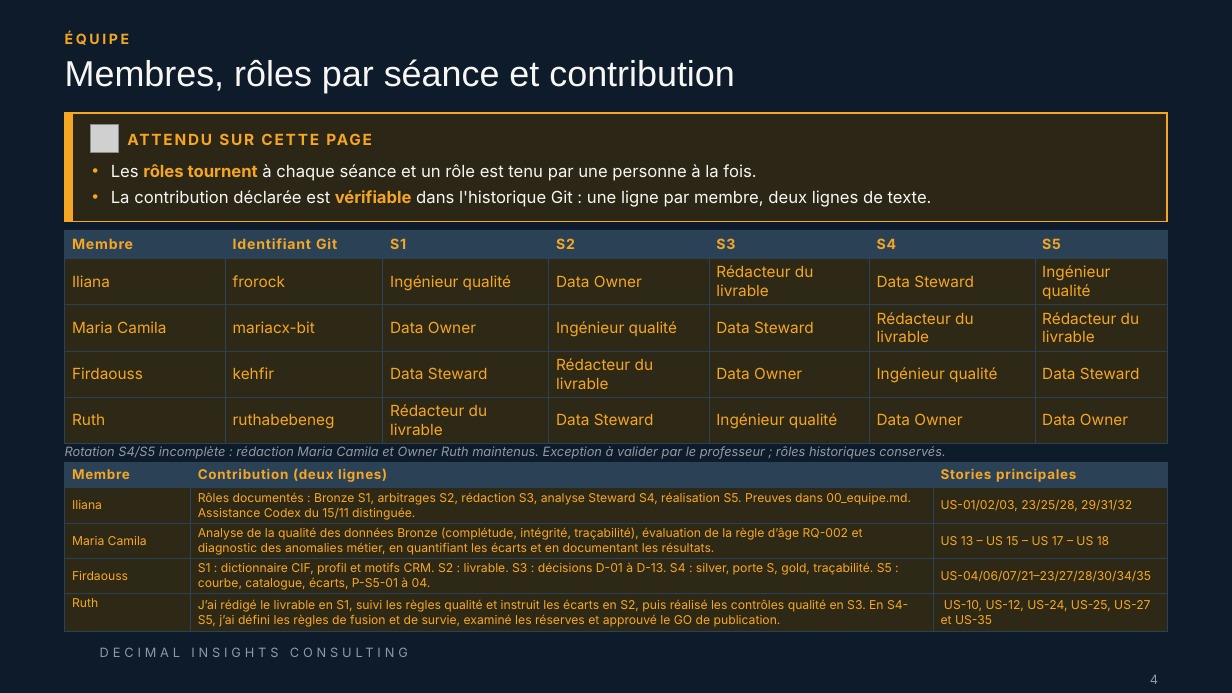
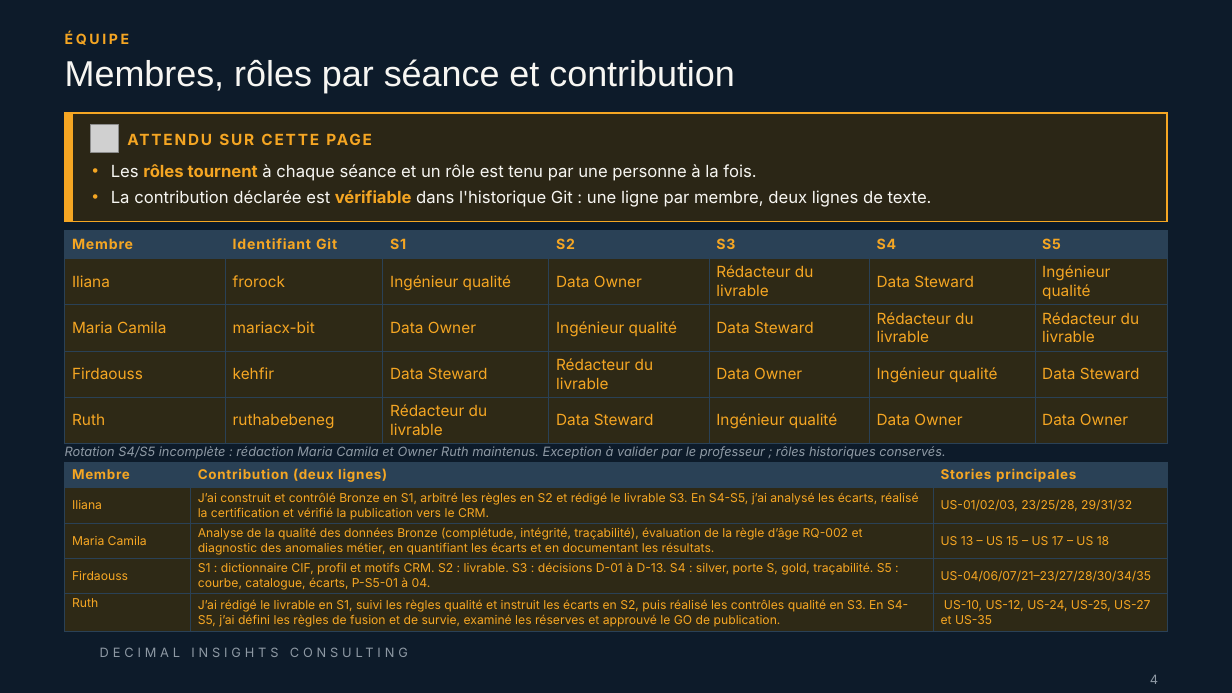
Before and after one commit to ruthabebeneg/td-qualite-g02, a slide deck: slide 4 of livrables/Livrable_Groupe_TD_AssurConnect.pptx. Drawn at 1232x693 pixels with LibreOffice and Linux fonts; fonts in the diff are those of the drawing; grey boxes stand for pictures; background and template pictures are left out. Boxes give left, top, right and bottom in pixels: in the first picture for what was removed or moved away, otherwise in the second. Text is boxed around its words. In the diff, an @@ line names an element or a change of style, - is before the commit and + after.

Commit message:
docs: finaliser la relecture du livrable groupe

```diff
--- a/livrables/Livrable_Groupe_TD_AssurConnect.pptx
+++ b/livrables/Livrable_Groupe_TD_AssurConnect.pptx
@@ table at (x1=65, y1=462, x2=1167, y2=631) @@
-row 2, column 2: Rôles documentés : Bronze S1, arbitrages S2, rédaction S3, analyse Steward S4, réalisation S5. Preuves dans 00_equipe.md. Assistance Codex du 15/11 distinguée.
+row 2, column 2: J’ai construit et contrôlé Bronze en S1, arbitré les règles en S2 et rédigé le livrable S3. En S4-S5, j’ai analysé les écarts, réalisé la certification et vérifié la publication vers le CRM.
```
Also in this commit, not shown: 4 other slides changed, 1 other file.
